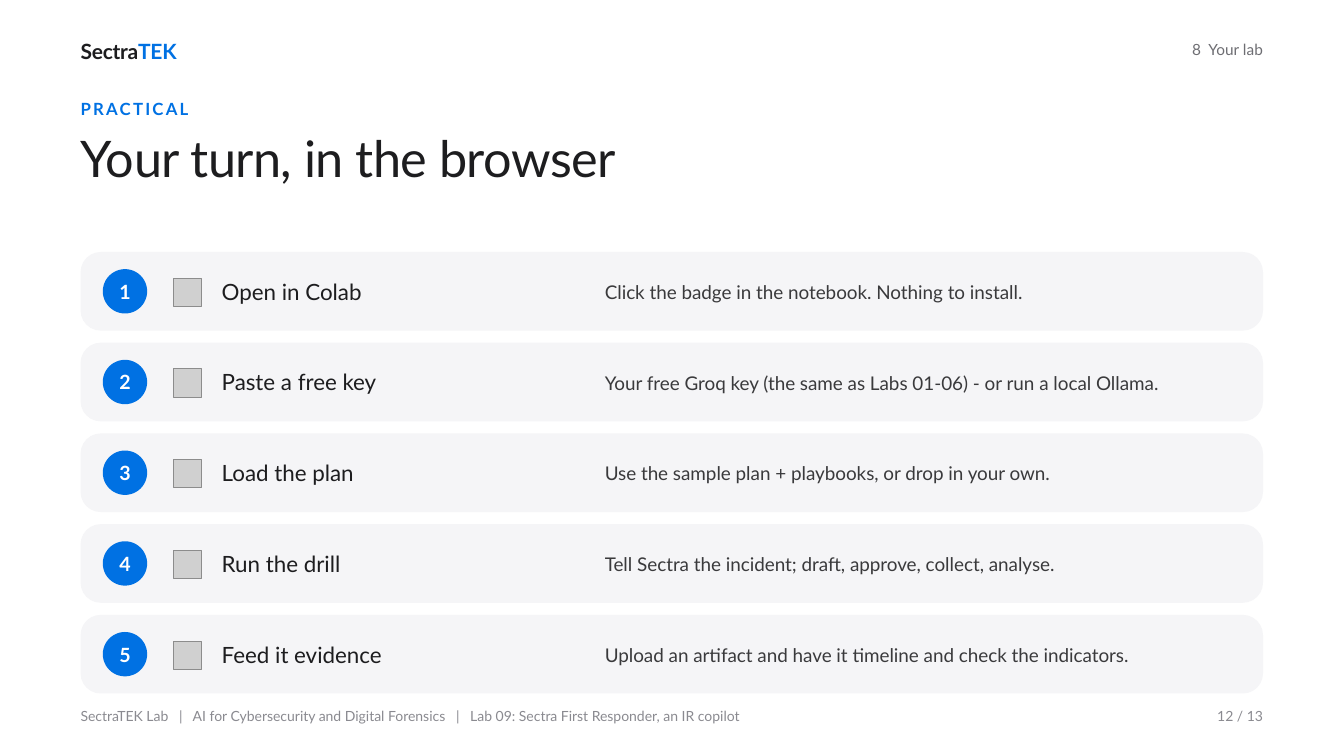
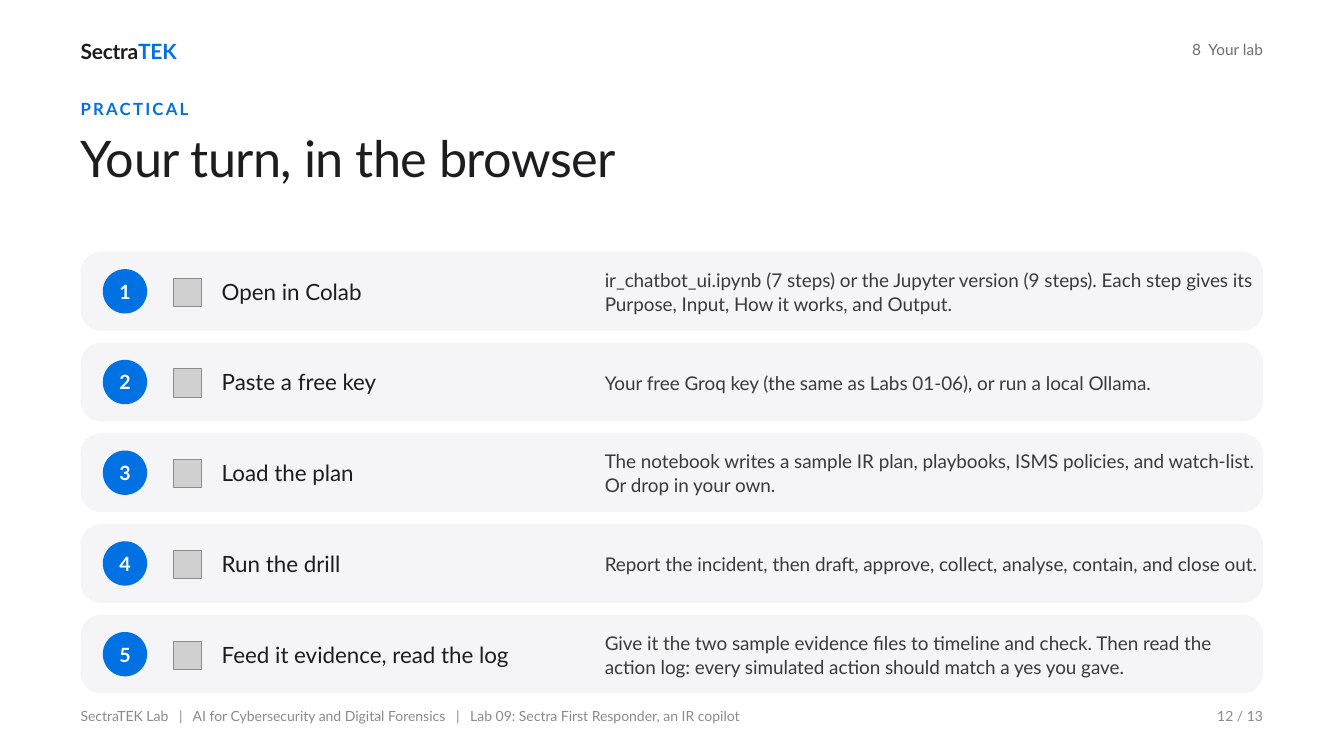
Before and after one commit to danjethh/sectratek-AI-Lab, a slide deck: slide 12 of lab09_llm_incident_response_copilot/slides/SectraTEK_Lab09_FirstResponder.pptx. Drawn at 1344x756 pixels with LibreOffice and Linux fonts; fonts in the diff are those of the drawing; grey boxes stand for pictures. Boxes give left, top, right and bottom in pixels: in the first picture for what was removed or moved away, otherwise in the second. Text is boxed around its words. In the diff, an @@ line names an element or a change of style, - is before the commit and + after.

```diff
--- a/lab09_llm_incident_response_copilot/slides/SectraTEK_Lab09_FirstResponder.pptx
+++ b/lab09_llm_incident_response_copilot/slides/SectraTEK_Lab09_FirstResponder.pptx
@@ text at [605,272,1252,315]: text changed @@
-Click the badge in the notebook. Nothing to install.
+ir_chatbot_ui.ipynb (7 steps) or the Jupyter version (9 steps). Each step gives its Purpose, Input, How it works, and Output.
@@ text at [605,375,1151,394]: text changed @@
-Your free Groq key (the same as Labs 01-06) - or run a local Ollama.
+Your free Groq key (the same as Labs 01-06), or run a local Ollama.
@@ text at [605,454,1254,496]: text changed @@
-Use the sample plan + playbooks, or drop in your own.
+The notebook writes a sample IR plan, playbooks, ISMS policies, and watch-list. Or drop in your own.
@@ text at [605,557,1257,575]: text changed @@
-Tell Sectra the incident; draft, approve, collect, analyse.
+Report the incident, then draft, approve, collect, analyse, contain, and close out.
@@ text at [222,646,509,667]: text changed @@
-Feed it evidence
+Feed it evidence, read the log
@@ text at [605,636,1211,678]: text changed @@
-Upload an artifact and have it timeline and check the indicators.
+Give it the two sample evidence files to timeline and check. Then read the action log: every simulated action should match a yes you gave.
```
Also in this commit, not shown: 7 other slides changed, 27 other files.
